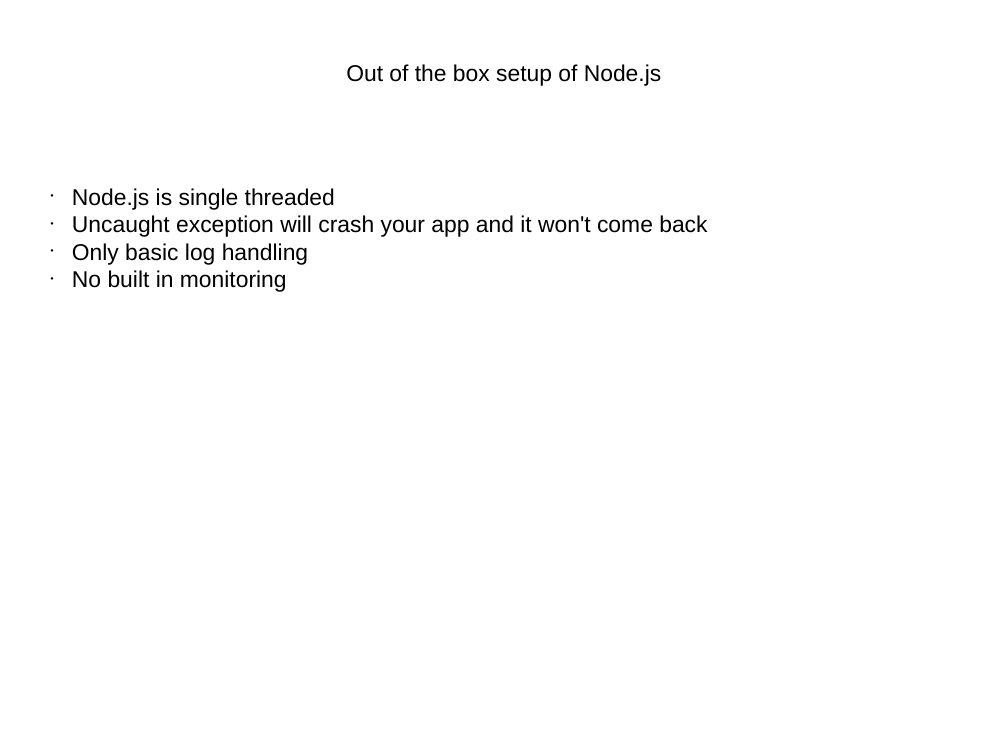
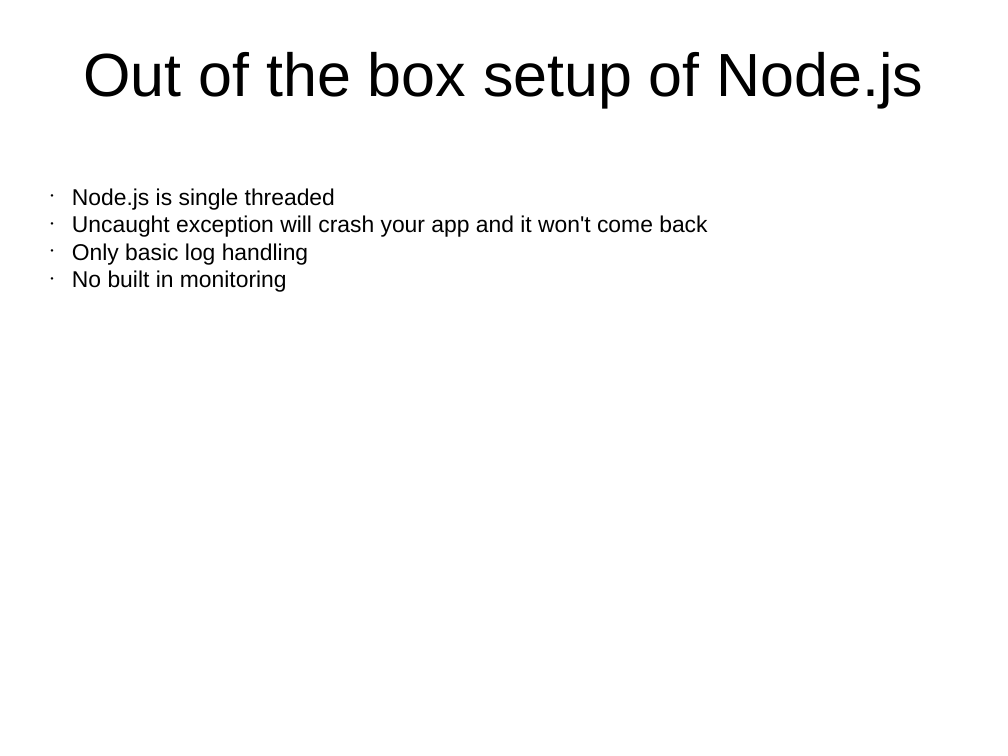
Before and after one commit to joekarl/spring-beta-2014-pm2, a slide deck: slide 3 of spring-beta-pm2-2014.pptx. Drawn at 1008x756 pixels with LibreOffice and Linux fonts; fonts in the diff are those of the drawing; background and template pictures are left out. Boxes give left, top, right and bottom in pixels: in the first picture for what was removed or moved away, otherwise in the second. Text is boxed around its words. In the diff, an @@ line names an element or a change of style, - is before the commit and + after.

Commit message:
update ppt

```diff
--- a/spring-beta-pm2-2014.pptx
+++ b/spring-beta-pm2-2014.pptx
@@ text "Out of the box setup ...": place and size @@
-text "Out of the box setup ..." at <box>346,64,661,86</box>
+text "Out of the box setup ..." at <box>84,52,924,107</box>
@@ text "Out of the box setup ..." at <box>84,52,924,107</box>: size 18 to 48 pt @@
```
Also in this commit, not shown: 1 other file.
